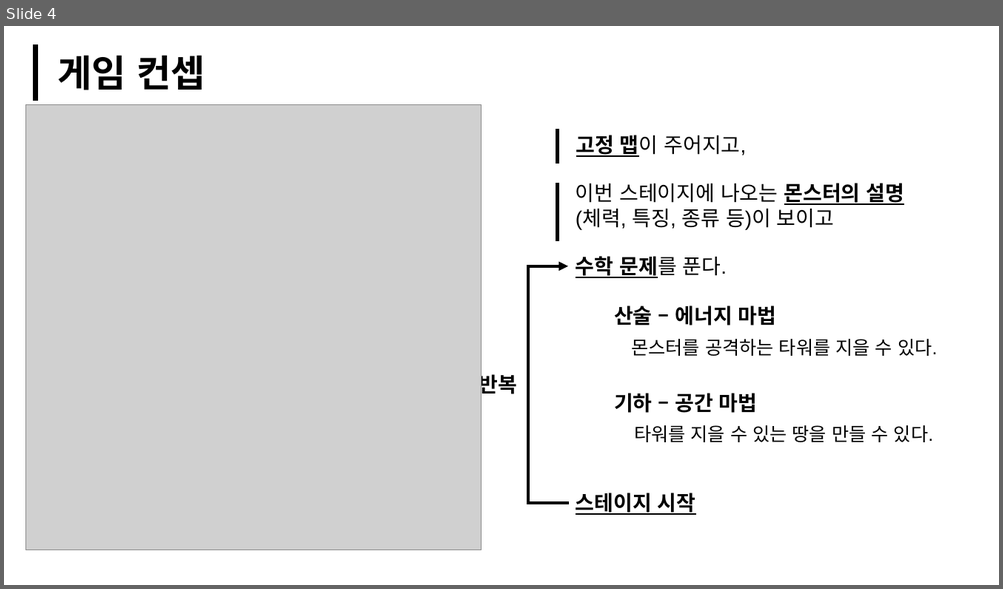
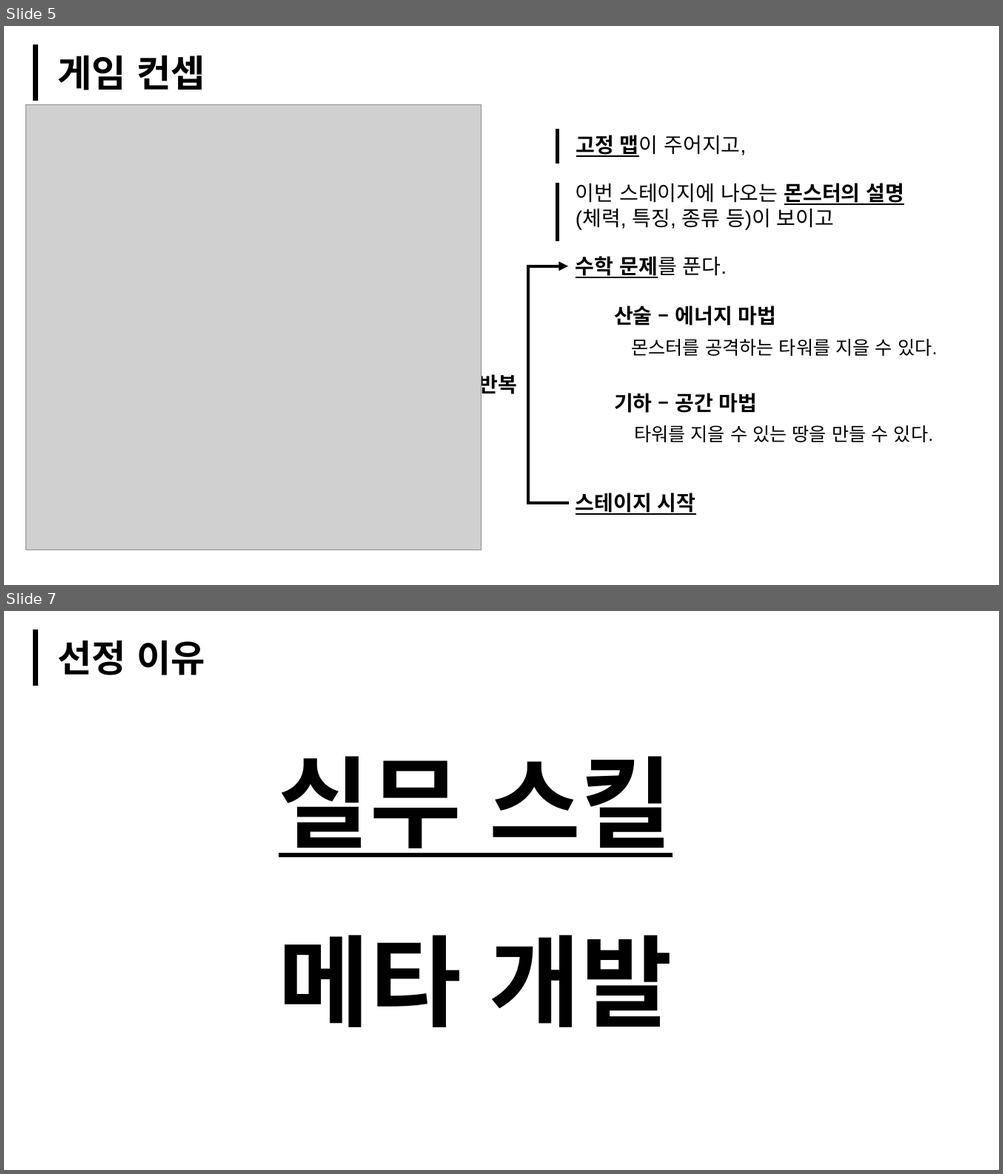
Before and after one commit to Bandyck/WinAPI_Serious, a slide deck: 0818.PPT문서제작/WinApiProject_Serious_임경태.pptx. Shown one above the other, each under a label of ours: slide 4 before the commit, slides 5 and 7 after it; the slides between them are not shown. The pictures are 1003x589 and 1003x1174 pixels, drawn with LibreOffice and Linux fonts; fonts in the diff are those of the drawing; grey boxes stand for pictures. Boxes give left, top, right and bottom in pixels: in the first picture for what was removed or moved away, otherwise in the second. Text is boxed around its words. In the diff, an @@ line names an element or a change of style, - is before the commit and + after.

```diff
--- a/0818.PPT문서제작/WinApiProject_Serious_임경태.pptx
+++ b/0818.PPT문서제작/WinApiProject_Serious_임경태.pptx
@@ slide 7 added at <box>4,611,999,1170</box>, background #FFFFFF @@
@@ line added from (35, 629) to (35, 686), #000000 5 pt @@
@@ text added at <box>57,640,205,675</box>, 36 pt, text #000000, bold @@
+선정 이유
@@ text added at <box>279,756,672,857</box>, 96 pt, text #000000, bold, underline @@
+실무 스킬
@@ text added at <box>279,935,672,1028</box>, 96 pt, text #000000, bold @@
+메타 개발
@@ what was slide 4 is now slide 5 @@
```
Also in this commit, not shown: 8 slides changed, 18 other slides added, 11 slides removed.
